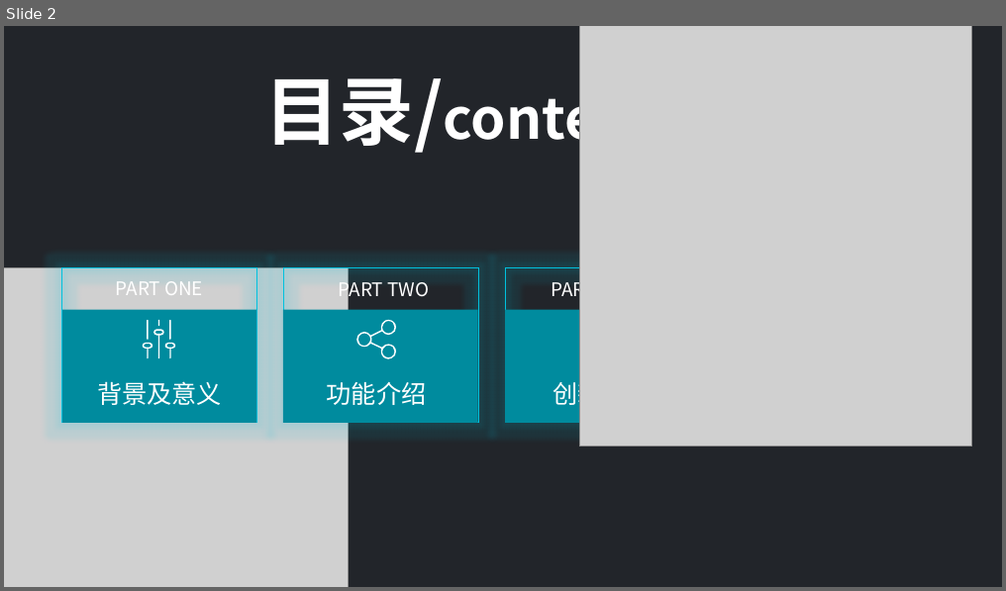
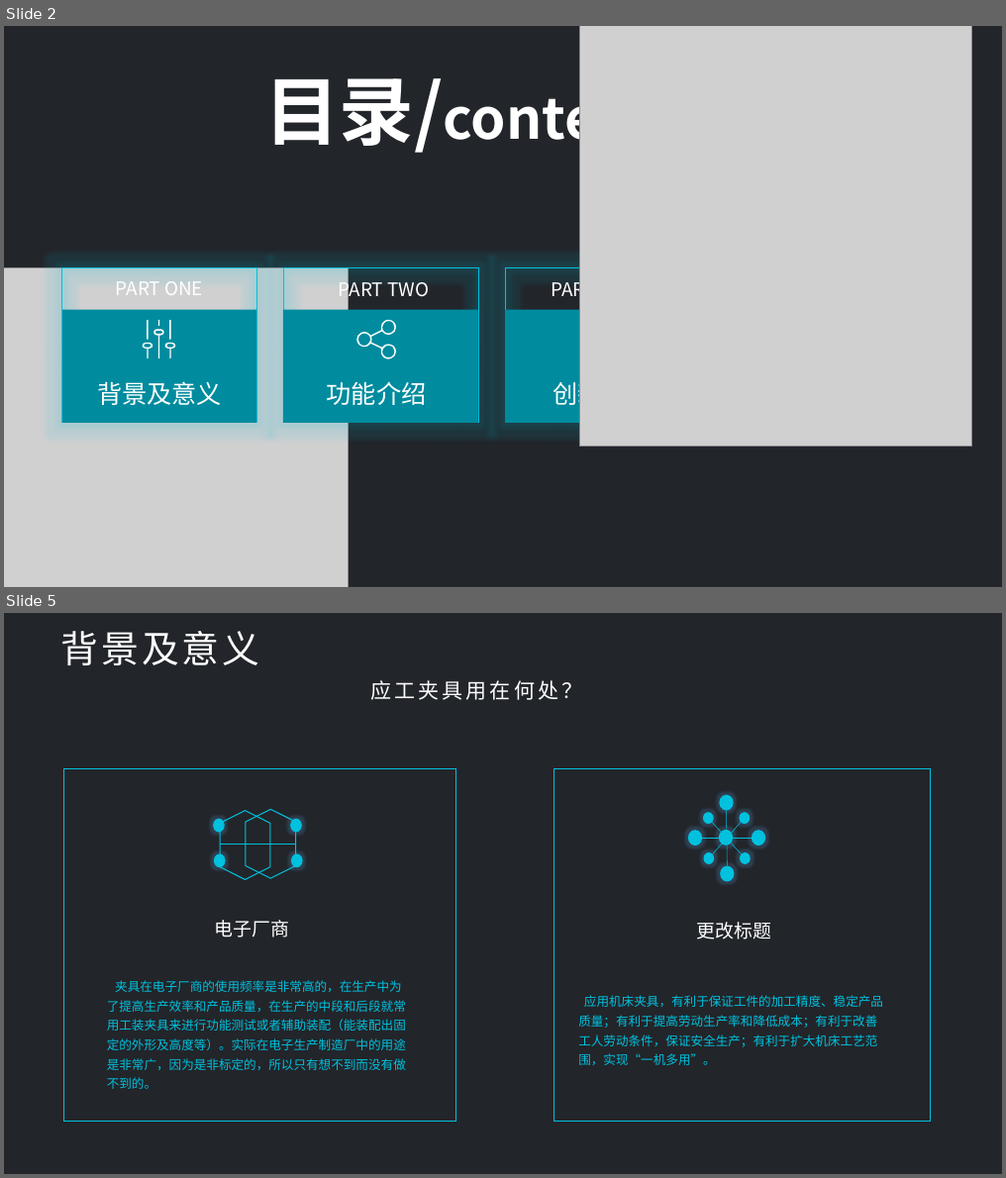
Before and after one commit to qiushibo/Pan, a slide deck: 蓝色齿轮.pptx. Shown one above the other, each under a label of ours: slide 2 before the commit, slides 2 and 5 after it; the slides between them are not shown. The pictures are 1006x591 and 1006x1178 pixels, drawn with LibreOffice and Linux fonts; fonts in the diff are those of the drawing; grey boxes stand for pictures. Boxes give left, top, right and bottom in pixels: in the first picture for what was removed or moved away, otherwise in the second. Text is boxed around its words. In the diff, an @@ line names an element or a change of style, - is before the commit and + after.

Commit message:
第二次更改

```diff
--- a/蓝色齿轮.pptx
+++ b/蓝色齿轮.pptx
@@ slide 5 added at (4, 613, 1002, 1174), background #22252A @@
@@ text added at (60, 631, 259, 665), 36 pt, text #FFFFFF @@
+背景及意义
@@ text added at (370, 680, 582, 700), 20 pt, text #FFFFFF @@
+应工夹具用在何处？
@@ group added at (63, 768, 455, 1122): 4 ellipses, 2 hexagons, 2 texts, 1 line, 1 rectangle @@
+电子厂商
+夹具在电子厂商的使用频率是非常高的，在生产中为了提高生产效率和产品质量，在生产的中段和后段就常用工装夹具来进行功能测试或者辅助装配（能装配出固定的外形及高度等）。实际在电子生产制造厂中的用途是非常广，因为是非标定的，所以只有想不到而没有做不到的。
@@ group added at (553, 768, 930, 1121): 9 ellipses, 4 lines, 2 texts, 1 rectangle @@
+更改标题
+应用机床夹具，有利于保证工件的加工精度、稳定产品质量；有利于提高劳动生产率和降低成本；有利于改善工人劳动条件，保证安全生产；有利于扩大机床工艺范围，实现“一机多用”。
```
Also in this commit, not shown: 3 slides changed, 1 slide removed.
